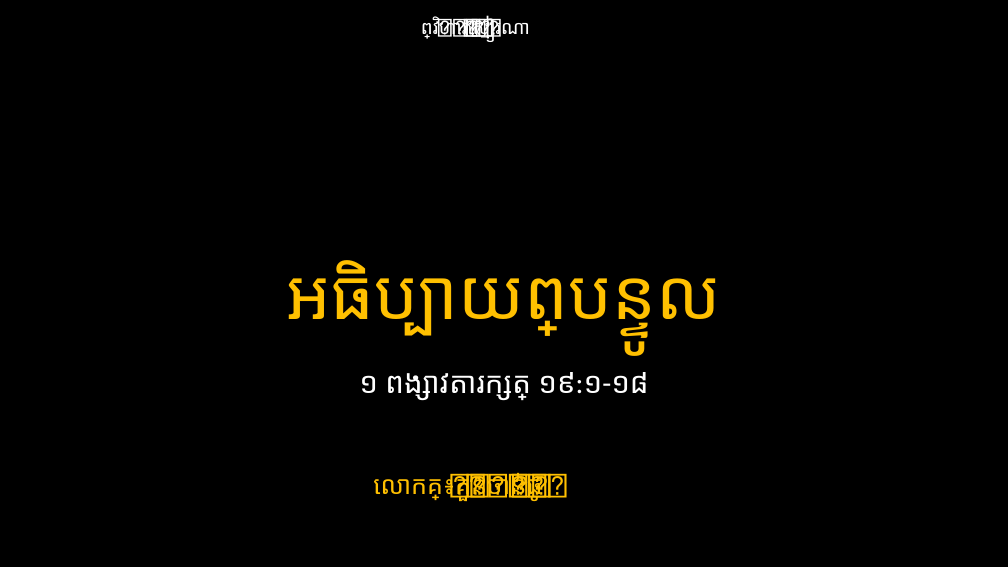
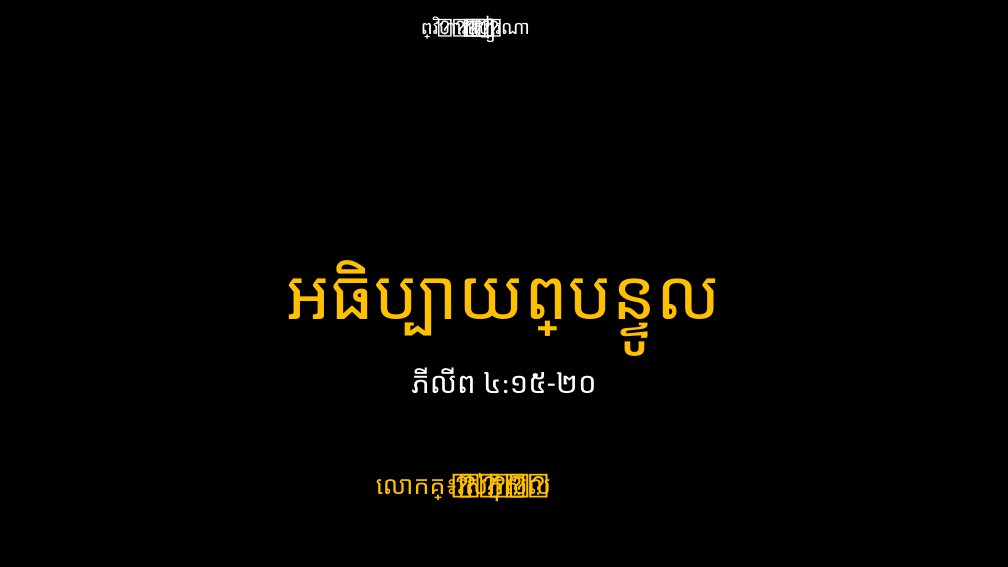
Before and after one commit to phearak2003/youth_worship, a slide deck: slide 14 of Youth Worship.pptx (slide 13 before the commit). Drawn at 1008x567 pixels with LibreOffice and Linux fonts; fonts in the diff are those of the drawing. Boxes give left, top, right and bottom in pixels: in the first picture for what was removed or moved away, otherwise in the second. Text is boxed around its words. In the diff, an @@ line names an element or a change of style, - is before the commit and + after.

```diff
--- a/Youth Worship.pptx
+++ b/Youth Worship.pptx
@@ text at [411,367,597,394]: text changed @@
-១ ពង្សាវតារក្សត្រ ១៩:១-១៨
+ភីលីព ៤:១៥-២០
@@ text at [376,473,551,500]: text changed @@
-លោកគ្រូ៖ គួន ចាន់ធូ
+លោកគ្រូ៖ រស់ កុសល
```
Also in this commit, not shown: 36 other slides changed, 3 slides added, 14 slides removed.
